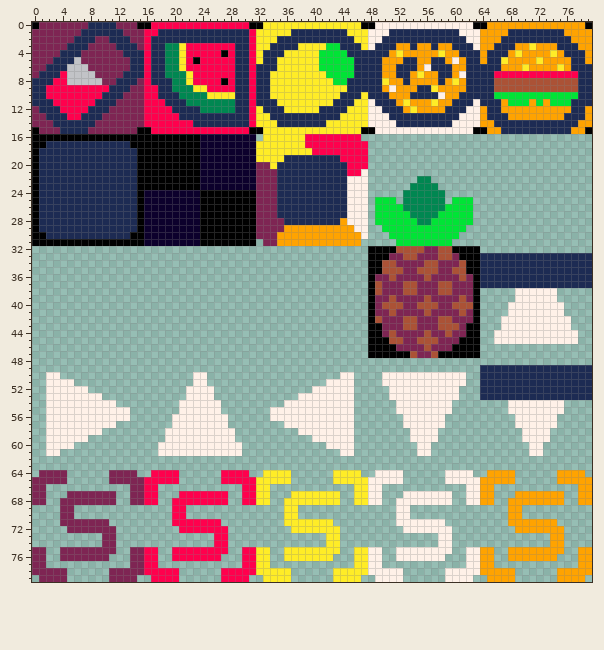
Sprite sheet, stored at graphics/tileset.png. Above: the version before the commit.
The file is 80x80 pixels.
And afterwards:
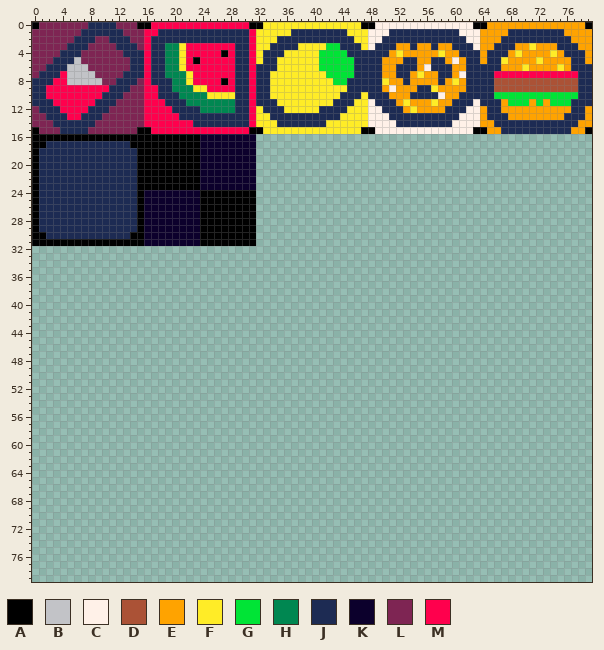
Palette (. is transparent): A #000000  B #c2c3c7  C #fff1e8  D #ab5236  E #ffa300  F #ffec27  G #00e436  H #008751  J #1d2b53  K #0c002c  L #7e2553  M #ff004d
From old to new:
Changed rows in their new state; - is an unchanged pixel.
first column x 0:
16 ---------------------------------..............---------------------------------
17 --------------------------------................--------------------------------
18 --------------------------------................--------------------------------
19 --------------------------------................--------------------------------
20 --------------------------------................--------------------------------
21 --------------------------------................--------------------------------
22 --------------------------------................-------..-----------------------
23 --------------------------------................------....----------------------
24 --------------------------------................-----......---------------------
25 --------------------------------................-...-......-...-----------------
26 --------------------------------................-..............-----------------
27 --------------------------------................-..............-----------------
28 --------------------------------................-..............-----------------
29 --------------------------------................--............------------------
30 --------------------------------................---..........-------------------
31 ---------------------------------..............-----........--------------------
32 ------------------------------------------------................----------------
33 ------------------------------------------------................................
34 ------------------------------------------------................................
35 ------------------------------------------------................................
36 ------------------------------------------------................................
37 ------------------------------------------------................................
38 ------------------------------------------------................-----......-----
39 ------------------------------------------------................-----......-----
40 ------------------------------------------------................----........----
41 ------------------------------------------------................----........----
42 ------------------------------------------------................---..........---
43 ------------------------------------------------................---..........---
44 ------------------------------------------------................--............--
45 ------------------------------------------------................--............--
46 ------------------------------------------------................----------------
47 ------------------------------------------------................----------------
49 ----------------------------------------------------------------................
50 --..-------------------..-------------------..----............--................
51 --....-----------------..-----------------....----............--................
52 --......--------------....--------------......-----..........---................
53 --........------------....------------........-----..........---................
54 --..........---------......---------..........------........--------........----
55 --............-------......-------............------........--------........----
56 --............------........------............-------......----------......-----
57 --..........--------........--------..........-------......----------......-----
58 --........---------..........---------........--------....------------....------
59 --......-----------..........-----------......--------....------------....------
60 --....------------............------------....---------..--------------..-------
61 --..--------------............--------------..---------..--------------..-------
64 -....------....--....------....--....------....--....------....--....------....-
65 .....------..........------..........------..........------..........------.....
66 ..------------....------------....------------....------------....------------..
67 ..---.......--....---.......--....---.......--....---.......--....---.......--..
68 ..--........--....--........--....--........--....--........--....--........--..
69 ----..--------------..--------------..--------------..--------------..----------
70 ----..--------------..--------------..--------------..--------------..----------
71 ----.......---------.......---------.......---------.......---------.......-----
72 -----.......---------.......---------.......---------.......---------.......----
73 ----------..--------------..--------------..--------------..--------------..----
74 ----------..--------------..--------------..--------------..--------------..----
75 ..--........--....--........--....--........--....--........--....--........--..
76 ..--.......---....--.......---....--.......---....--.......---....--.......---..
77 ..------------....------------....------------....------------....------------..
78 .....------..........------..........------..........------..........------.....
79 -....------....--....------....--....------....--....------....--....------....-
Pixel boxes of the changes (left, top, right, bottom) in both pictures:
erased: (32, 134, 592, 582)
